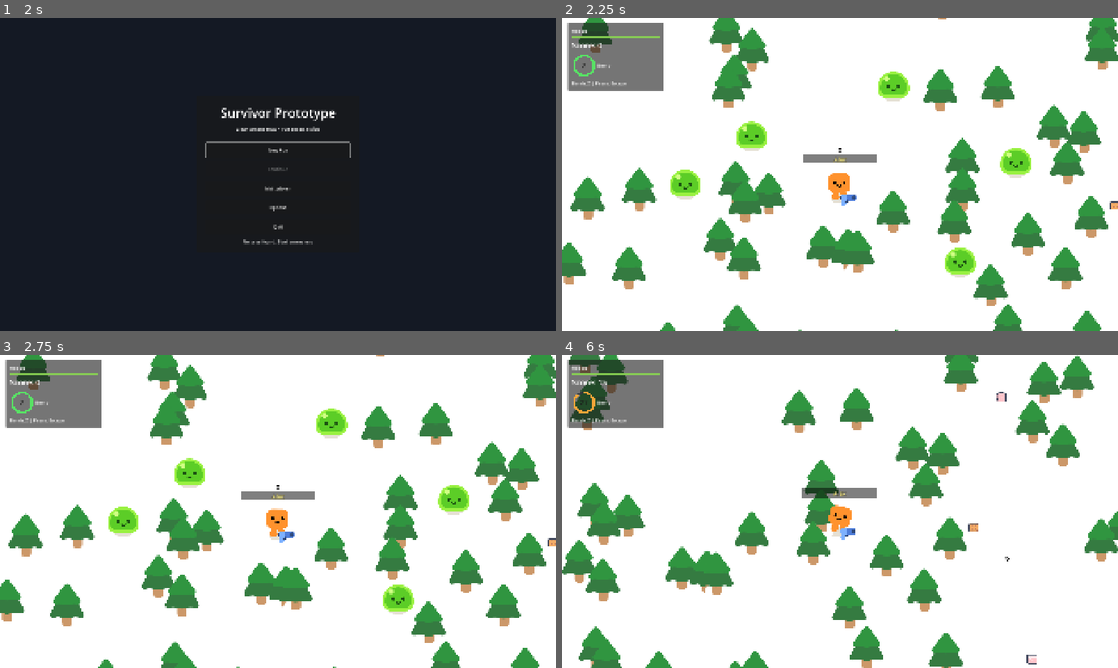
Above: before the commit, frames 1-4 (two rows, left to right).
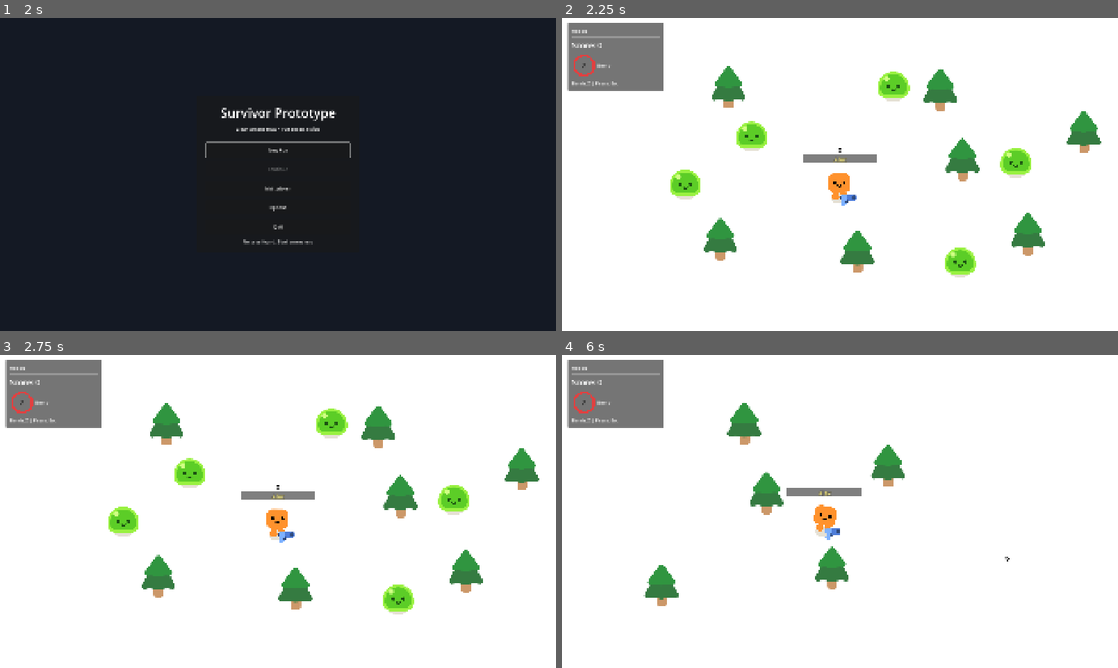
Above: after the commit, the same moments.

Repository: Arjun-Rao-Dev/HappyBoo
Game: Godot game, scene res://ui/username_prompt.tscn
Two runs of this game, one before a commit and one after it. Both use one fixed random seed, a clock stepped at 60 frames per second and the inputs below. Sound files missing from this copy of the repository are replaced by a short silence.
Inputs (mouse positions are in pixels of both pictures, inside the frame that each line leads up to):
- Up to frame 1 (2 s): click (278, 171) at 0.52 s; type "Alex" at 0.6 s; click "Continue" at 1.25 s
- Up to frame 2 (2.25 s): click "New Run" at 2 s
- Up to frame 3 (2.75 s): no input
- Up to frame 4 (6 s): tap Enter at 2.75 s; move the mouse to (962, 495) at 2.77 s; hold D (move_right) 2.78-3.53 s; tap Z (throw_bomb) every 0.75 s from 2.85 to 5.85 s; move the mouse to (728, 527) at 3.52 s; hold S (move_down) 3.53-4.28 s; move the mouse to (895, 442) at 4.27 s; hold D (move_right) 4.28-5.03 s; move the mouse to (812, 574) at 5.02 s; hold W (move_up) 5.03-5.78 s; move the mouse to (1006, 558) at 5.77 s; hold A (move_left) from 5.78 s (still down)

Frame 1 is identical in both runs. In frame 2, 12% of the frame differs, in the area x 0-100%, y 0-100%; in frame 3, 12%; in frame 4, 19%.
Error after the commit: Parse Error: Cannot infer the type of "previous_position" variable because the value doesn't have a set type. (res://survivors_game.gd:264)

Commit message:
Sync remote animations and bullets across multiplayer clients

Diff:
--- a/pistol/gun.gd
+++ b/pistol/gun.gd
@@ -1,4 +1,6 @@
 extends Node2D
+
+signal projectile_fired(projectile_position: Vector2, projectile_rotation: float, projectile_direction: Vector2, muzzle_position: Vector2, muzzle_rotation: float)
 
 @export var fire_interval: float = 0.5
 
@@ -37,6 +39,14 @@
 	get_tree().current_scene.add_child(muzzle_flash)
 	muzzle_flash.global_position = muzzle.global_position
 	muzzle_flash.global_rotation = global_rotation
+	emit_signal(
+		"projectile_fired",
+		projectile.global_position,
+		projectile.rotation,
+		projectile.direction,
+		muzzle_flash.global_position,
+		muzzle_flash.global_rotation
+	)
 
 
 func _on_detection_area_body_entered(body: Node) -> void:
--- a/pistol/projectile.gd
+++ b/pistol/projectile.gd
@@ -4,6 +4,7 @@
 @export var life_time: float = 2.0
 
 var direction: Vector2 = Vector2.RIGHT
+var network_visual_only: bool = false
 
 @onready var life_timer: Timer = $LifeTimer
 @onready var impact_scene: PackedScene = preload("res://pistol/impact/impact.tscn")
@@ -20,6 +21,8 @@
 
 
 func _on_body_entered(body: Node) -> void:
+	if network_visual_only:
+		return
 	if not body.is_in_group("mobs"):
 		return
 	var game := get_tree().current_scene
--- a/survivors_game.gd
+++ b/survivors_game.gd
@@ -32,10 +32,13 @@
 var remote_inputs: Dictionary = {}
 var remote_mobs: Dictionary = {}
 var remote_foods: Dictionary = {}
+var remote_last_positions: Dictionary = {}
 var snapshot_elapsed := 0.0
 
 @onready var player = $Player
 @onready var player_scene: PackedScene = preload("res://player.tscn")
+@onready var projectile_scene_mp: PackedScene = preload("res://pistol/projectile.tscn")
+@onready var muzzle_flash_scene_mp: PackedScene = preload("res://pistol/muzzle_flash/muzzle_flash.tscn")
 @onready var game_over_ui: CanvasLayer = $GameOverUI
 @onready var restart_button: Button = $GameOverUI/GameOverPanel/CenterBox/VBoxContainer/RestartButton
 @onready var quit_to_title_button: Button = $GameOverUI/GameOverPanel/CenterBox/VBoxContainer/QuitToTitleButton
@@ -121,6 +124,8 @@
 		MultiplayerSession.roster_updated.connect(_on_session_roster_updated)
 	if not MultiplayerSession.host_disconnected.is_connected(_on_session_host_disconnected):
 		MultiplayerSession.host_disconnected.connect(_on_session_host_disconnected)
+	if is_host_session:
+		_register_player_projectile_events(player, MultiplayerSession.local_peer_id)
 
 	_sync_remote_players_from_roster()
 
@@ -160,6 +165,8 @@
 	if event_type == "match_end":
 		var message := String(event_data.get("message", "Match ended."))
 		_show_multiplayer_end_and_return(message)
+	elif event_type == "projectile_spawn":
+		_spawn_network_projectile_visual(event_data)
 
 
 func _on_session_roster_updated(_players: Dictionary) -> void:
@@ -189,6 +196,9 @@
 			remote.set_process(false)
 		remote.global_position = player.global_position + Vector2(randf_range(-120.0, 120.0), randf_range(-120.0, 120.0))
 		remote_players[peer_id] = remote
+		remote_last_positions[peer_id] = remote.global_position
+		if is_host_session:
+			_register_player_projectile_events(remote, peer_id)
 
 	var to_remove: Array = []
 	for peer_id in remote_players.keys():
@@ -201,6 +211,7 @@
 			node.queue_free()
 		remote_players.erase(peer_id)
 		remote_inputs.erase(peer_id)
+		remote_last_positions.erase(peer_id)
 
 
 func _build_host_snapshot() -> Dictionary:
@@ -250,9 +261,13 @@
 		var target_player = player if peer_id == MultiplayerSession.local_peer_id else remote_players.get(peer_id, null)
 		if target_player == null:
 			continue
-		target_player.global_position = Vector2(float(state.get("x", target_player.global_position.x)), float(state.get("y", target_player.global_position.y)))
+		var previous_position := target_player.global_position
+		var next_position := Vector2(float(state.get("x", target_player.global_position.x)), float(state.get("y", target_player.global_position.y)))
+		target_player.global_position = next_position
 		if target_player.has_method("restore_from_run_state"):
 			target_player.restore_from_run_state(float(state.get("health", 100.0)), float(state.get("max_health", 100.0)))
+		if peer_id != MultiplayerSession.local_peer_id:
+			_update_remote_player_animation(target_player, previous_position, next_position)
 
 
 func _player_state(player_node: Node) -> Dictionary:
@@ -282,6 +297,76 @@
 	SaveManager.clear_pending_continue_run()
 	push_warning(message)
 	get_tree().change_scene_to_file("res://ui/title_menu.tscn")
+
+
+func _register_player_projectile_events(player_node: Node, owner_peer_id: int) -> void:
+	if player_node == null:
+		return
+	var gun := player_node.get_node_or_null("Gun")
+	if gun == null:
+		return
+	if not gun.has_signal("projectile_fired"):
+		return
+	var callback := Callable(self, "_on_player_projectile_fired").bind(owner_peer_id)
+	if gun.is_connected("projectile_fired", callback):
+		return
+	gun.connect("projectile_fired", callback)
+
+
+func _on_player_projectile_fired(projectile_position: Vector2, projectile_rotation: float, projectile_direction: Vector2, muzzle_position: Vector2, muzzle_rotation: float, owner_peer_id: int) -> void:
+	if not is_multiplayer_session or not is_host_session:
+		return
+	MultiplayerSession.send_host_event({
+		"type": "projectile_spawn",
+		"owner_peer_id": owner_peer_id,
+		"projectile": {
+			"x": projectile_position.x,
+			"y": projectile_position.y,
+			"rotation": projectile_rotation,
+			"dx": projectile_direction.x,
+			"dy": projectile_direction.y
+		},
+		"muzzle": {
+			"x": muzzle_position.x,
+			"y": muzzle_position.y,
+			"rotation": muzzle_rotation
+		}
+	})
+
+
+func _spawn_network_projectile_visual(event_data: Dictionary) -> void:
+	if projectile_scene_mp == null or muzzle_flash_scene_mp == null:
+		return
+	var projectile_payload: Dictionary = event_data.get("projectile", {})
+	var muzzle_payload: Dictionary = event_data.get("muzzle", {})
+	var projectile := projectile_scene_mp.instantiate()
+	if projectile == null:
+		return
+	projectile.network_visual_only = true
+	projectile.global_position = Vector2(float(projectile_payload.get("x", 0.0)), float(projectile_payload.get("y", 0.0)))
+	projectile.rotation = float(projectile_payload.get("rotation", 0.0))
+	projectile.direction = Vector2(float(projectile_payload.get("dx", 1.0)), float(projectile_payload.get("dy", 0.0)))
+	add_child(projectile)
+
+	var muzzle_flash := muzzle_flash_scene_mp.instantiate()
+	if muzzle_flash == null:
+		return
+	muzzle_flash.global_position = Vector2(float(muzzle_payload.get("x", projectile.global_position.x)), float(muzzle_payload.get("y", projectile.global_position.y)))
+	muzzle_flash.global_rotation = float(muzzle_payload.get("rotation", projectile.rotation))
+	add_child(muzzle_flash)
+
+
+func _update_remote_player_animation(player_node: Node, previous_position: Vector2, current_position: Vector2) -> void:
+	var visual := player_node.get_node_or_null("HappyBoo")
+	if visual == null:
+		return
+	var distance := current_position.distance_to(previous_position)
+	if distance > 0.5:
+		if visual.has_method("play_walk_animation"):
+			visual.play_walk_animation()
+	else:
+		if visual.has_method("play_idle_animation"):
+			visual.play_idle_animation()
 
 
 func _check_pvp_winner() -> void:
